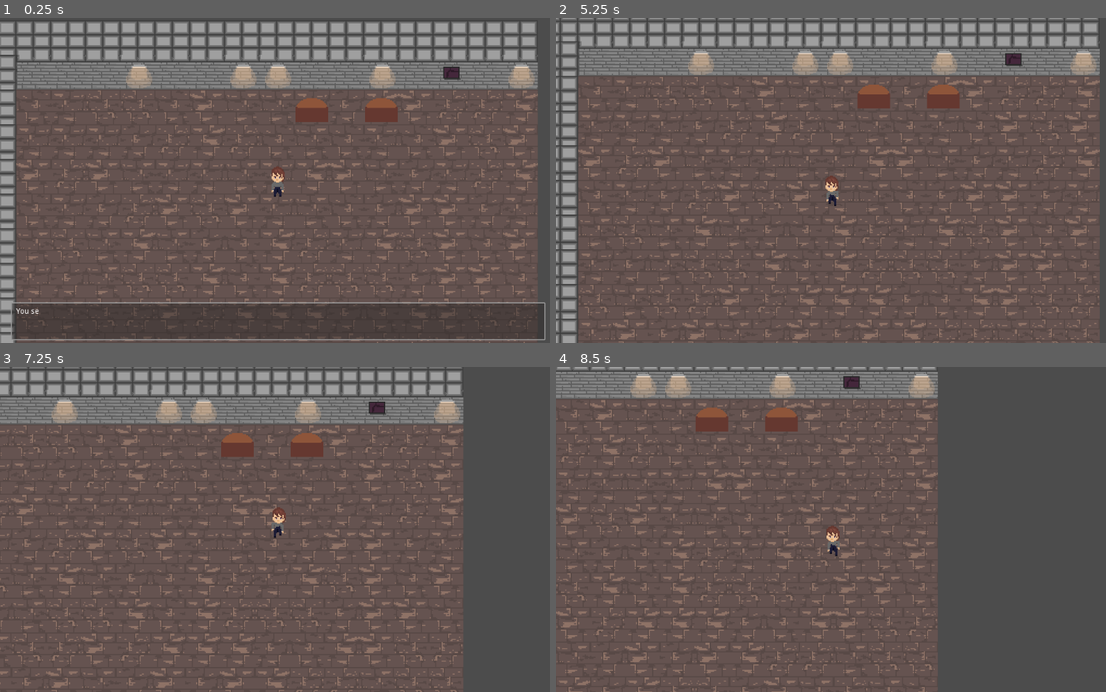
Above: before the commit, frames 1-4 (two rows, left to right).
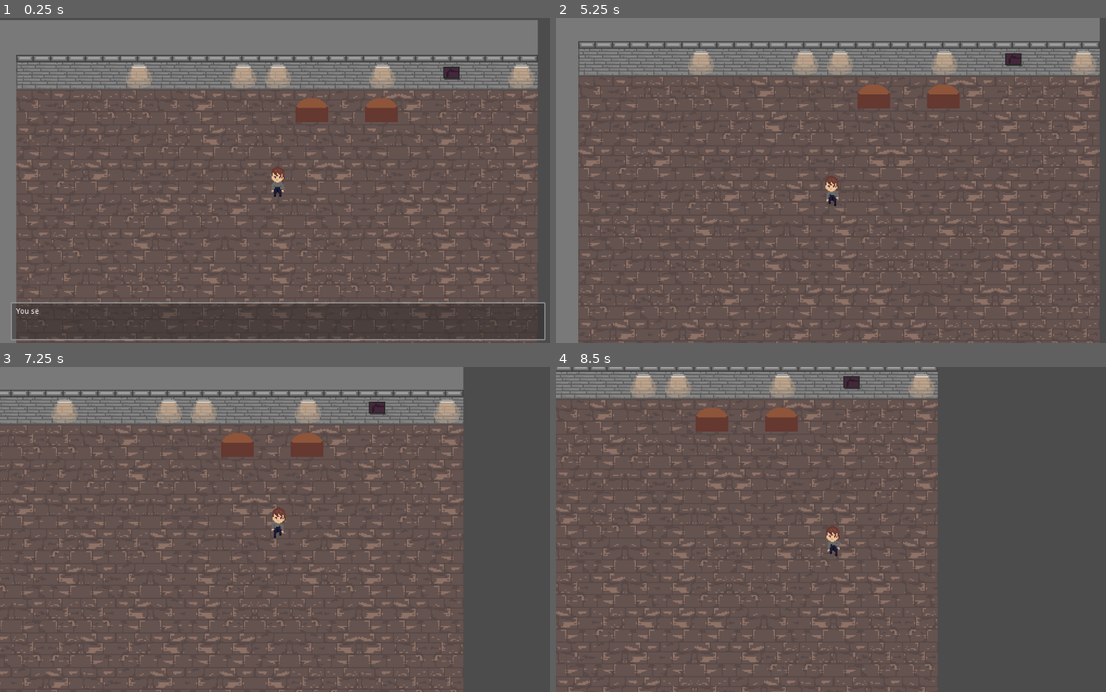
Above: after the commit, the same moments.

Repository: Drauthius/ld45
Game: Godot game, scene res://scn/Game.tscn
Two runs of this game, one before a commit and one after it. Both use one fixed random seed, a clock stepped at 60 frames per second and the inputs below.
Inputs (mouse positions are in pixels of both pictures, inside the frame that each line leads up to):
- Up to frame 1 (0.25 s): no input
- Up to frame 2 (5.25 s): tap Enter at 0.5 s; move the mouse to (957, 164) at 0.52 s; hold Right (player_right) 0.53-1.28 s; tap 1 at 0.6, 2.85, 5.1 s; click (957, 164) at 0.67 s; tap Space at 0.77, 1.52, 3.02, 3.77, 4.52 s; move the mouse to (721, 196) at 1.27 s; hold Down (player_down) 1.28-2.03 s; tap 9 at 1.35, 3.6 s; move the mouse to (891, 109) at 2.02 s; hold Right (player_right) 2.03-2.78 s; tap 0 at 2.1, 4.35 s; move the mouse to (809, 245) at 2.77 s; hold Up (player_up) 2.78-3.53 s; click (809, 245) at 2.92 s; move the mouse to (1001, 229) at 3.52 s; hold Left (player_left) 3.53-5.03 s; move the mouse to (666, 131) at 4.27 s; move the mouse to (864, 180) at 5.02 s; hold Down (player_down) from 5.03 s (still down); click (864, 180) at 5.17 s
- Up to frame 3 (7.25 s): move the mouse to (192, 448) at 5.77 s; release Down (player_down) at 5.78 s; hold Right (player_right) 5.78-6.53 s; tap 9 at 5.85 s; tap Space at 6.02, 6.77 s; move the mouse to (401, 513) at 6.52 s; hold Up (player_up) from 6.53 s (still down); tap 0 at 6.6 s
- Up to frame 4 (8.5 s): move the mouse to (721, 545) at 7.27 s; release Up (player_up) at 7.28 s; hold Right (player_right) 7.28-8.03 s; tap 1 at 7.35 s; click (721, 545) at 7.42 s; tap Space at 7.52 s; move the mouse to (891, 458) at 8.02 s; hold Down (player_down) from 8.03 s (still down); tap 9 at 8.1 s

The runs differ from the first frame. In frame 1, 10% of the frame differs, in the area x 0-98%, y 0-100%; in frame 2, 8.4%; in frame 3, 4.7%; in frame 4, less than 0.1%.

Commit message:
file name update

Diff:
--- a/res/level1.tres
+++ b/res/level1.tres
@@ -1,6 +1,6 @@
 [gd_resource type="TileSet" load_steps=9 format=2]
 
-[ext_resource path="res://gfx/Sprite-0001.png" type="Texture" id=1]
+[ext_resource path="res://gfx/dungeon01.png" type="Texture" id=1]
 
 [sub_resource type="ConvexPolygonShape2D" id=1]
 points = PoolVector2Array( 0, 0, 32, 0, 32, 32, 0, 32 )
--- a/scn/Player.tscn
+++ b/scn/Player.tscn
@@ -2,7 +2,8 @@
 
 [ext_resource path="res://scn/Character.tscn" type="PackedScene" id=1]
 [ext_resource path="res://src/Player.gd" type="Script" id=2]
-[ext_resource path="res://gfx/Sprite-0003.png" type="Texture" id=3]
+[ext_resource path="res://gfx/player.png" type="Texture" id=3]
+
 
 [sub_resource type="CircleShape2D" id=1]
 radius = 20.0
Binary file removed: gfx/Sprite-0001.png
Binary file removed: gfx/Sprite-0003.png
Not shown, changed: gfx/dungeon01.png.import
Not shown, changed: gfx/player.png.import
